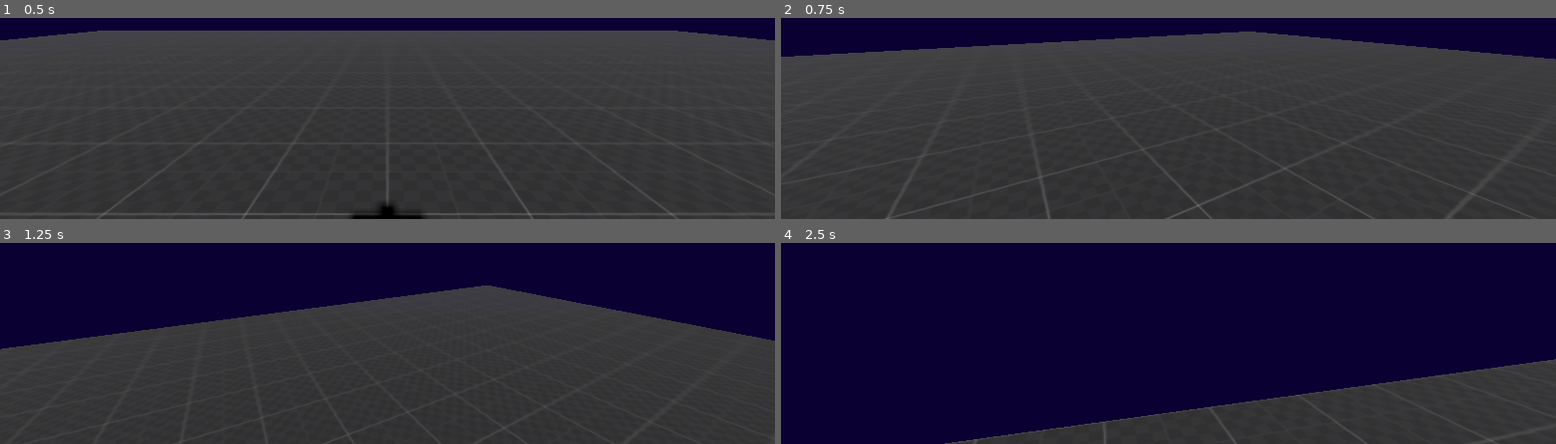
Above: before the commit, frames 1-4 (two rows, left to right).
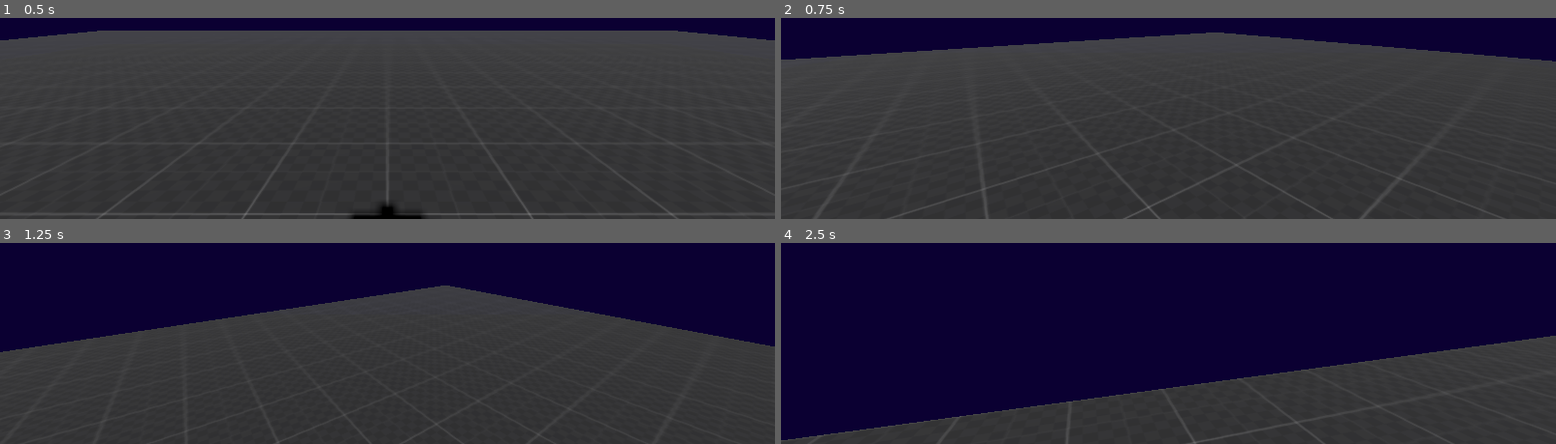
Above: after the commit, the same moments.

Repository: JhanosC/Borrowed-Time-PDJ
Game: Godot game, scene res://node_3d.tscn
Two runs of this game, one before a commit and one after it. Both use one fixed random seed, a clock stepped at 60 frames per second and the inputs below.
Inputs (mouse positions are in pixels of both pictures, inside the frame that each line leads up to):
- Up to frame 1 (0.5 s): no input
- Up to frame 2 (0.75 s): tap Enter at 0.5 s; move the mouse to (outside the picture) at 0.52 s; hold W (move_forward) from 0.53 s (still down)
- Up to frame 3 (1.25 s): keep holding W (move_forward); tap Space (jump) at 0.77 s
- Up to frame 4 (2.5 s): keep holding W (move_forward); move the mouse to (outside the picture) at 1.27 s; tap Space (jump) at 1.52 s; move the mouse to (outside the picture) at 2.02 s

Frame 1 is identical in both runs. In frame 2, 1.5% of the frame differs, in the area x 0-100%, y 6-100%; in frame 3, 2.0%; in frame 4, 11%, in the area x 0-100%, y 46-100%.

Commit message:
Mudança sensibilidade mouse

Diff:
--- a/ASSETS/controllers/scripts/player_controller.gd
+++ b/ASSETS/controllers/scripts/player_controller.gd
@@ -6,7 +6,7 @@
 
 const TILT_LOWER_LIMIT := deg_to_rad(-90.0)
 const TILT_UPPER_LIMIT := deg_to_rad(90.0)
-@export var MOUSE_SENSITIVITY : float = 0.5
+@export var MOUSE_SENSITIVITY : float = 0.6
 @export var CAMERA_CONTROLLER : Camera3D
 
 var _mouse_input : bool = false
